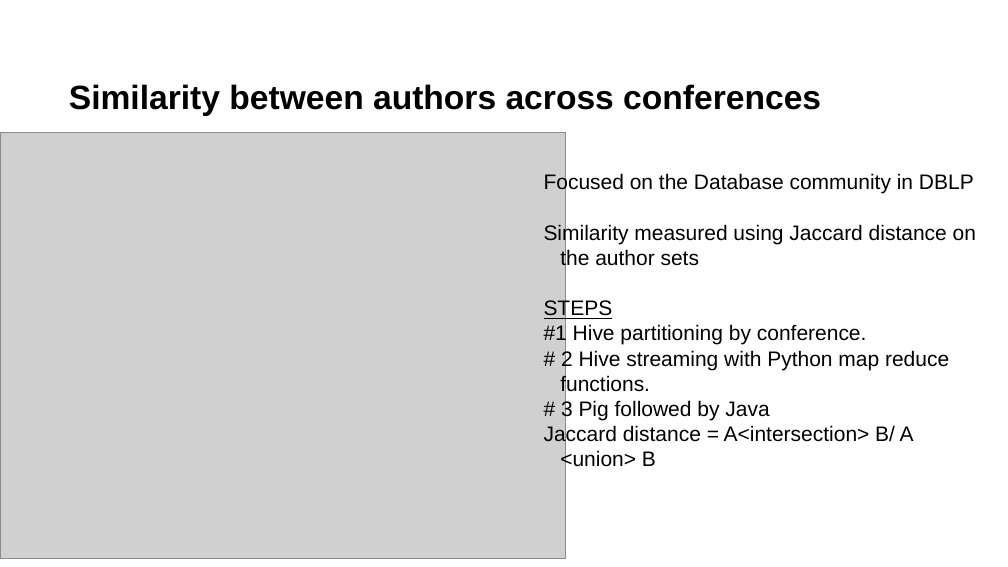
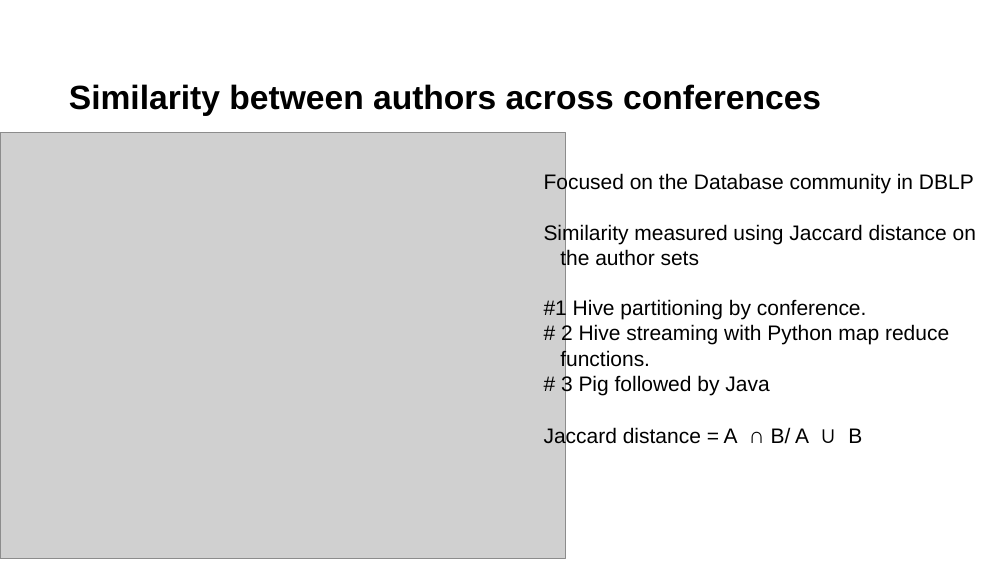
Before and after one commit to ag3859/RTBDProject, a slide deck: slide 8 of RTBD.pptx. Drawn at 1008x567 pixels with LibreOffice and Linux fonts; fonts in the diff are those of the drawing; grey boxes stand for pictures. Boxes give left, top, right and bottom in pixels: in the first picture for what was removed or moved away, otherwise in the second. Text is boxed around its words. In the diff, an @@ line names an element or a change of style, - is before the commit and + after.

```diff
--- a/RTBD.pptx
+++ b/RTBD.pptx
@@ text at (544, 299, 613, 320): paragraph removed @@
-STEPS
@@ text at (544, 426, 862, 447): text changed @@
-Jaccard distance = A<intersection> B/ A <union> B
+Jaccard distance = A ∩ B/ A ∪ B
```
Also in this commit, not shown: 4 other slides changed, 5 slides added, 3 slides removed, 1 other file.
